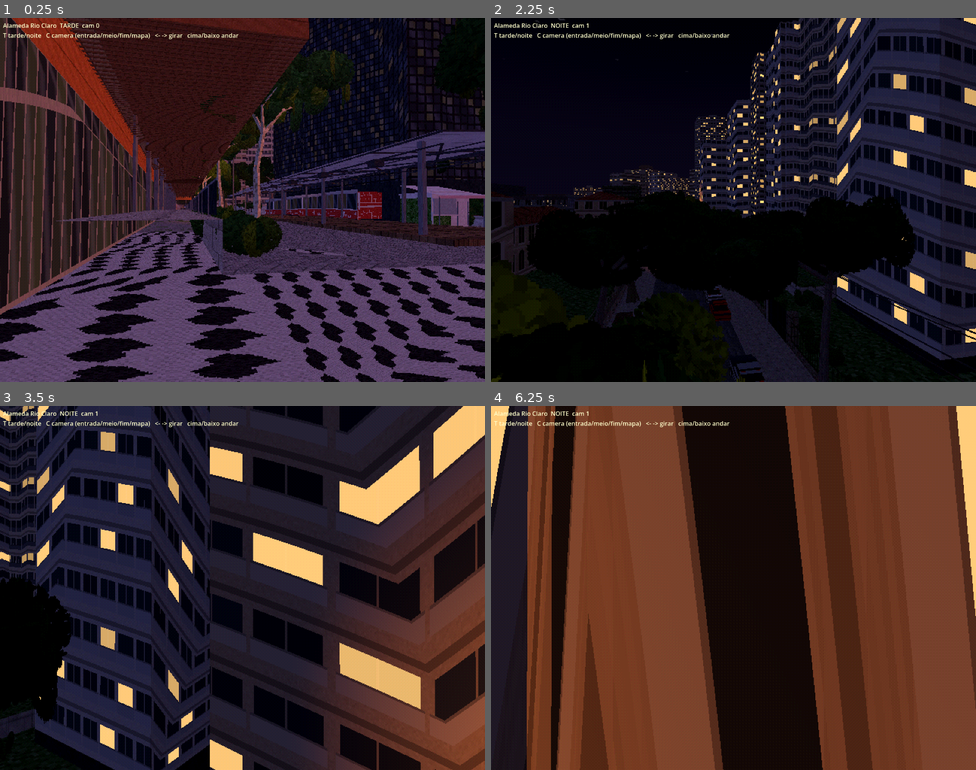
Above: before the commit, frames 1-4 (two rows, left to right).
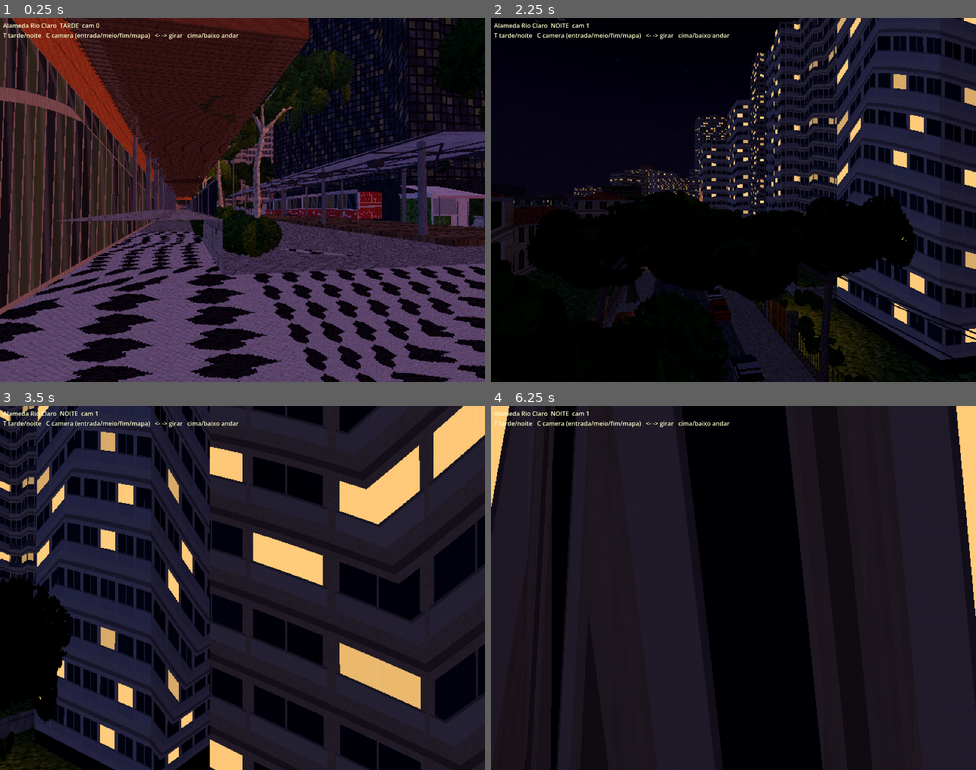
Above: after the commit, the same moments.

Repository: muricristino/walking-simulator-paulista
Game: Godot game, scene res://lab/rio_claro.tscn
Two runs of this game, one before a commit and one after it. Both use one fixed random seed, a clock stepped at 60 frames per second and the inputs below. This scene is started directly instead of the project's main scene.
Inputs (mouse positions are in pixels of both pictures, inside the frame that each line leads up to):
- Up to frame 1 (0.25 s): no input
- Up to frame 2 (2.25 s): tap Enter at 0.5 s; move the mouse to (840, 181) at 0.52 s; hold Right (ui_right) 0.53-1.28 s; tap P at 0.6 s; click (840, 181) at 0.67 s; tap Space at 0.77, 1.52 s; move the mouse to (636, 218) at 1.27 s; hold Down (ui_down) 1.28-2.03 s; tap T at 1.35 s; move the mouse to (782, 119) at 2.02 s; hold Right (ui_right) from 2.03 s (still down); tap C at 2.1 s
- Up to frame 3 (3.5 s): move the mouse to (218, 660) at 2.77 s; release Right (ui_right) at 2.78 s; hold Up (ui_up) from 2.78 s (still down); tap Z at 2.85 s; click (218, 660) at 2.92 s; tap Space at 3.02 s
- Up to frame 4 (6.25 s): move the mouse to (879, 642) at 3.52 s; release Up (ui_up) at 3.53 s; hold Left (ui_left) 3.53-5.03 s; tap X at 3.6 s; tap Space at 3.77, 4.52, 6.02 s; move the mouse to (588, 533) at 4.27 s; tap R at 4.35 s; move the mouse to (757, 588) at 5.02 s; hold Down (ui_down) 5.03-5.78 s; tap E at 5.1 s; click (757, 588) at 5.17 s; move the mouse to (660, 497) at 5.77 s; hold Right (ui_right) from 5.78 s (still down); tap Shift at 5.85 s

The runs differ from the first frame. In frame 1, less than 0.1% of the frame differs, in the area x 38-40%, y 55-57%; in frame 2, 0.9%; in frame 3, 15%; in frame 4, 68%, in the area x 7-100%, y 0-100%.

Commit message:
feat(rioclaro): light every street pole and gatehouse

Diff:
--- a/assets/rioclaro/rc_rua.json
+++ b/assets/rioclaro/rc_rua.json
@@ -1 +1 @@
-{"range": [137, 420], "replaced": [6, 7, 8, 9, 10, 12, 13, 1 …(214 unchanged characters)…  125, 127, 128, 131, 133], "lamps": [[-171.41918542323833, 7.281777356590558, -328.9333638978796], [-236.1714812581342, 7.289278200127707, -323.3416353408029], [-300.93149088100677, 6.878333856301756, -317.7551916352216], [-365.6909351695788, 4.863371535830085, -312.1683363417994]], "tris": 58913}
+{"range": [137, 420], "replaced": [6, 7, 8, 9, 10, 12, 13, 1 …(214 unchanged characters)…  125, 127, 128, 131, 133], "lamps": [[-150.60610195409768, 7.363051702860924, -330.9165520446128], [-171.41918542323833, 7.281777356590558, -328.9333638978796], [-203.29454972912797, 7.233752508459528, -326.1827649430321], [-236.1714812581342, 7.289278200127707, -323.3416353408029], [-268.0597750234918, 7.238569078041984, -320.59112350979785], [-300.93149088100677, 6.878333856301756, -317.7551916352216], [-332.8186739330544, 6.391127511688699, -315.00420069304533], [-365.6909351695788, 4.863371535830085, -312.1683363417994], [-397.5720954855617, 3.3944136327180265, -309.41312482214414], [-159.4796194811469, 1.9874496728337503, -333.8978201497556], [-248.97067958868448, 1.9885344544122756, -326.1578630274391], [-340.6186599787038, 0.7519297589786005, -318.24439729412074]], "tris": 59013}
--- a/scripts/rio_claro.gd
+++ b/scripts/rio_claro.gd
@@ -190,6 +190,7 @@
 	var mroot: Node3D = null
 	if use_models and models.available():
 		mroot = models.build()
+		models.set_glow(0.18, false)
 	_terrain(skip_near_paulista)
 	_street()
 	if not models.available():
Binary file changed: assets/rioclaro/rc_rua.glb
